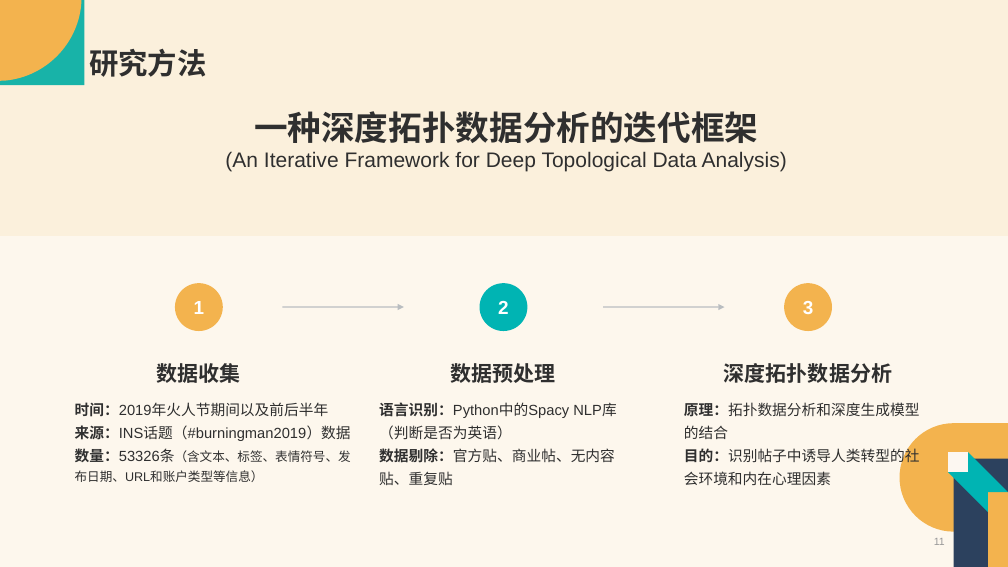
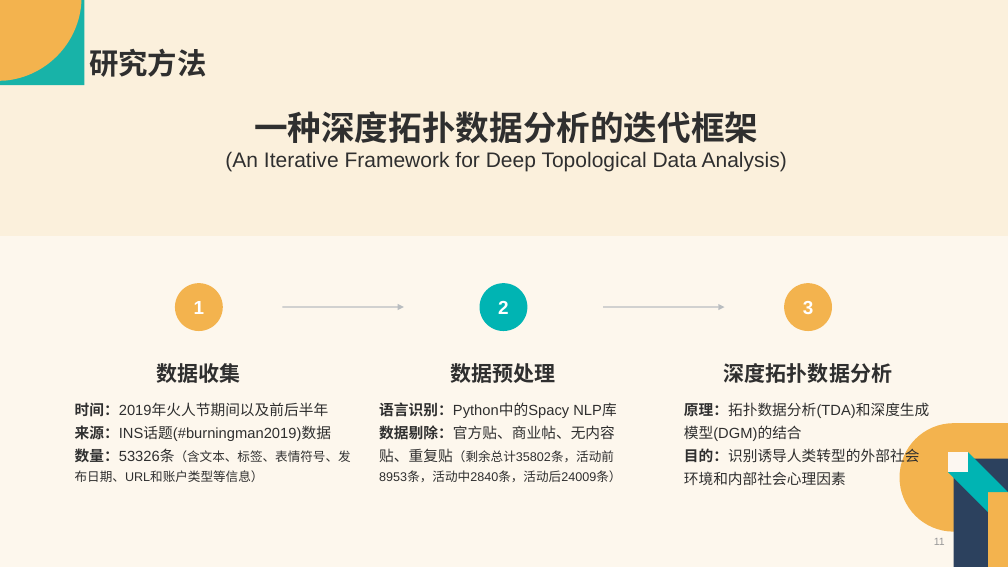
Before and after one commit to Vaelubo/Research, a slide deck: slide 11 of SSCI文章汇报-卢波.pptx. Drawn at 1008x567 pixels with LibreOffice and Linux fonts; fonts in the diff are those of the drawing. Boxes give left, top, right and bottom in pixels: in the first picture for what was removed or moved away, otherwise in the second. Text is boxed around its words. In the diff, an @@ line names an element or a change of style, - is before the commit and + after.

Commit message:
旅游目的地再完善

```diff
--- a/SSCI文章汇报-卢波.pptx
+++ b/SSCI文章汇报-卢波.pptx
@@ text at (379, 402, 621, 482): text changed @@
-语言识别：Python中的Spacy NLP库（判断是否为英语）
-数据剔除：官方贴、商业帖、无内容贴、重复贴
+语言识别：Python中的Spacy NLP库
+数据剔除：官方贴、商业帖、无内容贴、重复贴（剩余总计35802条，活动前8953条，活动中2840条，活动后24009条）
@@ text at (684, 402, 930, 485): text changed @@
-原理：拓扑数据分析和深度生成模型的结合
-目的：识别帖子中诱导人类转型的社会环境和内在心理因素
+原理：拓扑数据分析(TDA)和深度生成模型(DGM)的结合
+目的：识别诱导人类转型的外部社会环境和内部社会心理因素
@@ text at (75, 425, 331, 441): text changed @@
-来源：INS话题（#burningman2019）数据
+来源：INS话题(#burningman2019)数据
```
Also in this commit, not shown: 11 other slides changed, 3 slides added, 1 other file.
